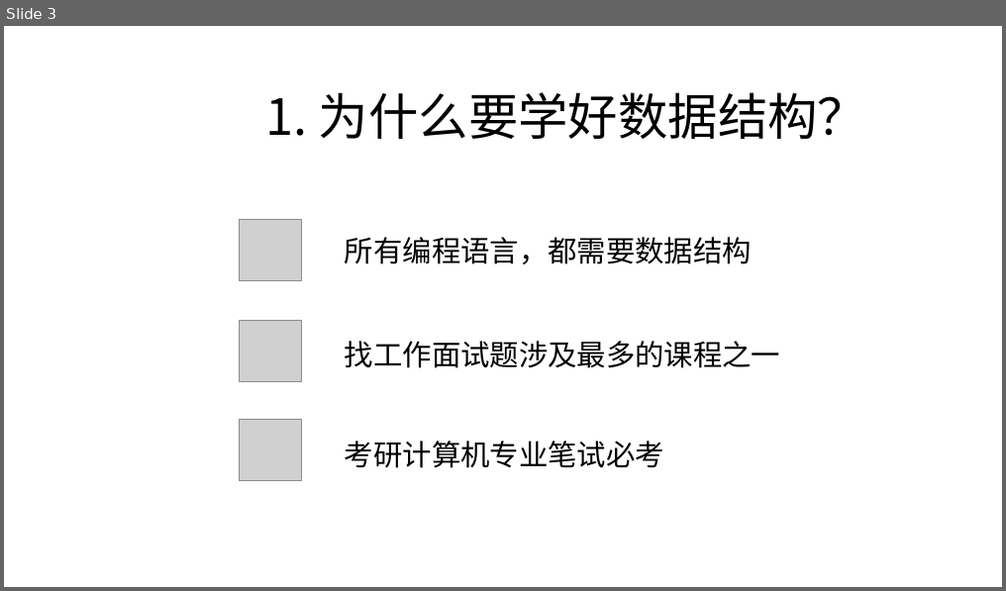
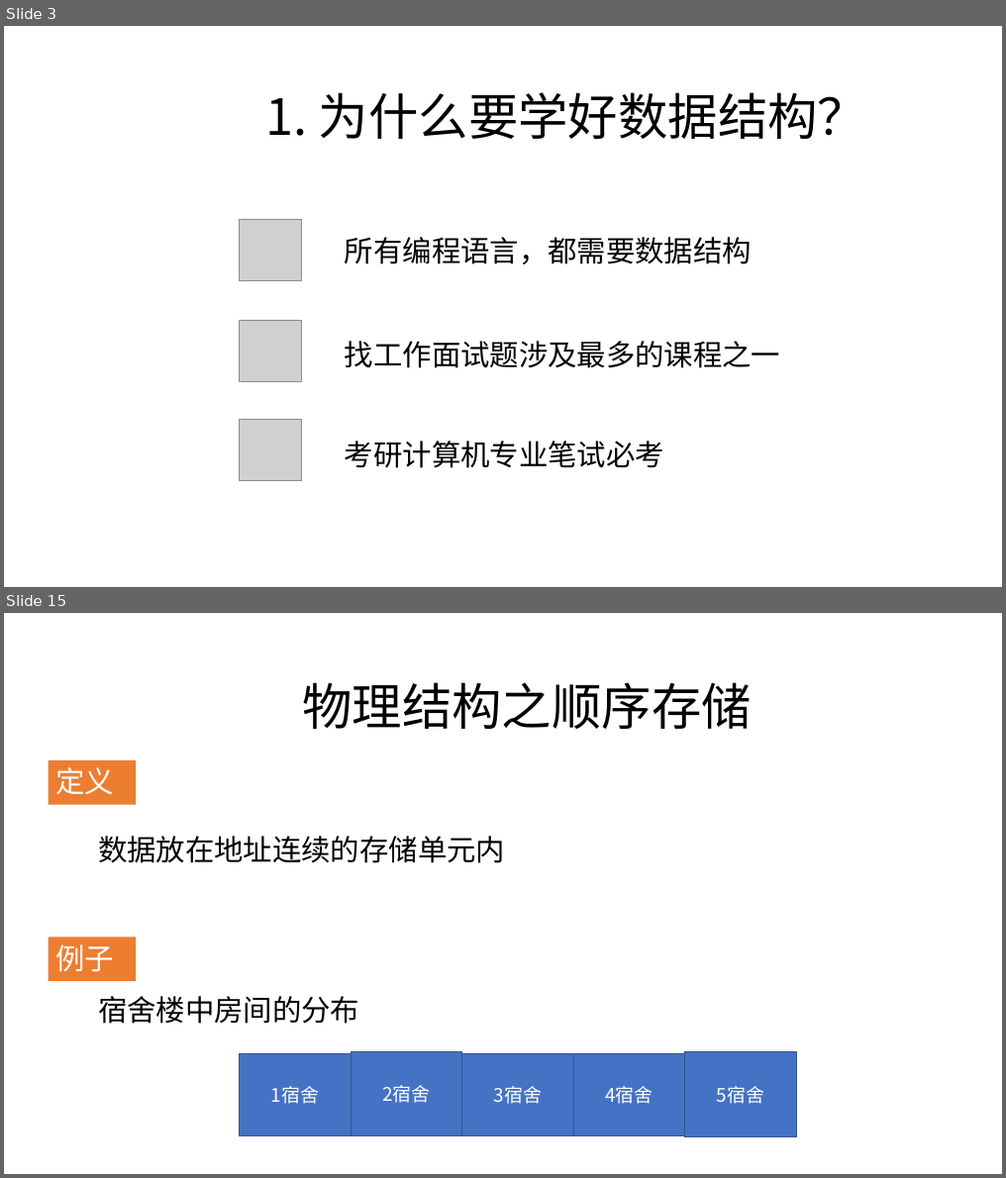
Before and after one commit to zjyesir/hmc_data_structure, a slide deck: 1绪论.pptx. Shown one above the other, each under a label of ours: slide 3 before the commit, slides 3 and 15 after it; the slides between them are not shown. The pictures are 1006x591 and 1006x1178 pixels, drawn with LibreOffice and Linux fonts; fonts in the diff are those of the drawing; grey boxes stand for pictures; background and template pictures are left out. Boxes give left, top, right and bottom in pixels: in the first picture for what was removed or moved away, otherwise in the second. Text is boxed around its words. In the diff, an @@ line names an element or a change of style, - is before the commit and + after.

Commit message:
1.绪论写完 2.改了一写结构布局，比如，定义和例子用橙色方块标注，并每张ppt里他们的位置都是一样的

```diff
--- a/1绪论.pptx
+++ b/1绪论.pptx
@@ slide 15 added at [4, 613, 1002, 1174], background picture (left out) @@
@@ text added at [302, 682, 751, 729], 48 pt, text #000000 @@
+物理结构之顺序存储
@@ rectangle added at [49, 761, 136, 805], fill #ED7D31, 28 pt, text #FFFFFF @@
+定义
@@ text added at [98, 836, 505, 863], 28 pt, text #000000 @@
+数据放在地址连续的存储单元内
@@ rectangle added at [49, 937, 136, 981], fill #ED7D31, 28 pt, text #FFFFFF @@
+例子
@@ text added at [98, 996, 359, 1024], 28 pt, text #000000 @@
+宿舍楼中房间的分布
@@ rectangle added at [239, 1054, 350, 1137], fill #4472C4, outline #325491 1 pt, 18 pt, text #FFFFFF @@
+1宿舍
@@ rectangle added at [350, 1053, 462, 1137], fill #4472C4, outline #325491 1 pt, 18 pt, text #FFFFFF @@
+2宿舍
@@ rectangle added at [462, 1054, 573, 1137], fill #4472C4, outline #325491 1 pt, 18 pt, text #FFFFFF @@
+3宿舍
@@ rectangle added at [573, 1054, 685, 1137], fill #4472C4, outline #325491 1 pt, 18 pt, text #FFFFFF @@
+4宿舍
@@ rectangle added at [685, 1053, 797, 1137], fill #4472C4, outline #325491 1 pt, 18 pt, text #FFFFFF @@
+5宿舍
```
Also in this commit, not shown: 11 slides changed, 5 other slides added, 4 slides removed, 3 other files.
